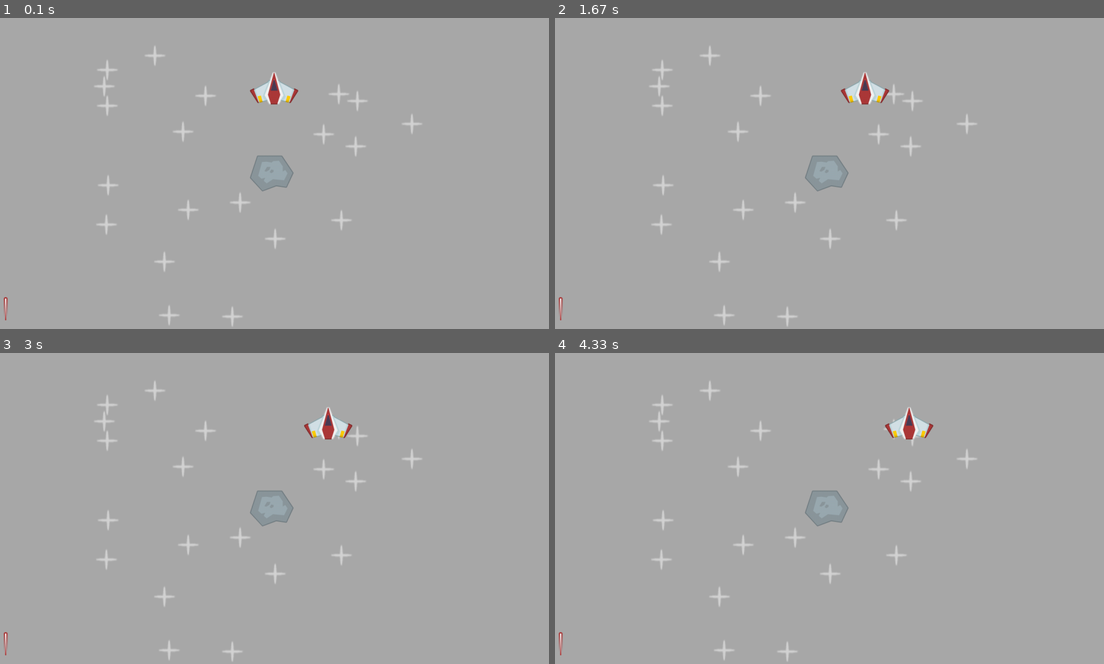
Above: before the commit, frames 1-4 (two rows, left to right).
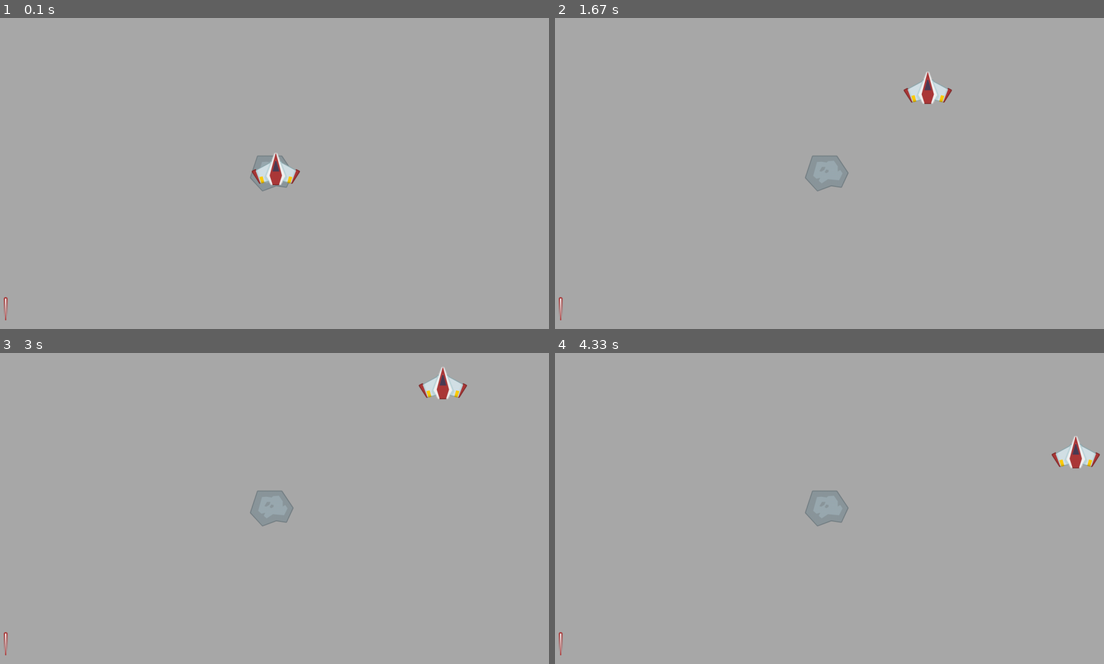
Above: after the commit, the same moments.

Repository: zehra-ozkan/pygame
Game: pygame game, started from spaceshift/main.py
Same seed, same stepped clock (60 frames per second), same inputs: the game is played once before the commit and once after it.
Inputs:
- Up to frame 1 (0.1 s): no input
- Up to frame 2 (1.67 s): hold Right 0.33-0.8 s; hold Right 0.83-1.3 s; hold Left from 1.33 s (still down)
- Up to frame 3 (3 s): release Left at 1.87 s; hold Left 1.9-2.3 s; hold Right 2.33-2.97 s
- Up to frame 4 (4.33 s): hold Left 3-3.47 s; hold Right 3.5-3.97 s; hold Right from 4 s (still down)

The runs differ from the first frame. In frame 1, 1.8% of the frame differs, in the area x 17-77%, y 9-100%; in frame 2, 1.7%; in frame 3, 1.7%; in frame 4, 1.7%.

Commit message:
dvd exercise

Diff:
--- a/spaceshift/main.py
+++ b/spaceshift/main.py
@@ -10,6 +10,8 @@
 display_surface = pygame.display.set_mode((WIDTH, HEIGHT))
 pygame.display.set_caption("this is the caption")
 exit = False
+
+clock = pygame.time.Clock()
 
 #surface
 
@@ -29,6 +31,9 @@
 player_rect = player_surf.get_frect(center=(WIDTH / 2, HEIGHT / 2))
 
 star_surface = pygame.image.load(join('spaceshift','images', 'star.png')).convert_alpha()
+star_coordinates = []
+for i in range (20):
+    star_coordinates.append((randrange(0, WIDTH), randrange(0, HEIGHT)))
 
 meteor_surface = pygame.image.load(join('spaceshift', 'images', 'meteor.png')).convert_alpha()
 meteor_rectangle = meteor_surface.get_frect(center=(WIDTH / 2, HEIGHT/2))
@@ -36,13 +41,14 @@
 laser_surface = pygame.image.load(join('spaceshift', 'images', 'laser.png')).convert_alpha()
 laser_rectangle = laser_surface.get_frect(bottomleft=(20, HEIGHT - 20))
 
-star_coordinates = []
-for i in range (20):
-    star_coordinates.append((randrange(0, WIDTH), randrange(0, HEIGHT)))
 
 
-dir = 0.5
+dir = pygame.math.Vector2(2, -2)
+speed = 60
+
 while not exit:
+    dt = clock.tick(60) / 1000 #delta time measrures hte time took by the computer to render in between the last 2 frames, how much time has changed since the last 2 frames, different in everty computer
+    print("dt",dt)
     for event in pygame.event.get(): #this gets all the events in the pygame
         if event.type == pygame.QUIT:
             exit = True
@@ -55,27 +61,30 @@
     #draw the game
     #surface_x = surface_x + 0.1
     #order of the drawing matters!! background first otherwise nothing will be seen
-    display_surface.fill('darkgrey')#if you remove htis line it does not claer
 
     for i in star_coordinates:
         display_surface.blit(star_surface, i)#putting one surface on another surface
 
-    display_surface.blit(meteor_surface, meteor_rectangle)
-    display_surface.blit(laser_surface, laser_rectangle)
+
     #display_surface.blit(player_surf, (surface_x, 5))#putting one surface on another surface
 
     #bounce from left to right
-    if player_rect.right >= WIDTH:
-        dir = -0.5
-    if player_rect.left <=0:
-        print("come herdddddddddddddddddddddddddddddddddddde")
-        dir = 0.5
+    if player_rect.right >= WIDTH or player_rect.left <=0:
+        dir.x = dir.x * -1
 
-    print(dir)
-    player_rect.right = player_rect.right + dir
+    if player_rect.bottom >= HEIGHT or player_rect.top <=0:
+        dir.y = dir.y * -1
 
+    #print(dir)
+
+    #print(player_rect.center)
+    player_rect.center = player_rect.center + dir * speed * dt
+    #print(player_rect.center)
+
+    display_surface.fill('darkgrey')#if you remove htis line it does not claer
+    display_surface.blit(meteor_surface, meteor_rectangle)
+    display_surface.blit(laser_surface, laser_rectangle)
     display_surface.blit(player_surf, player_rect)#putting one surface on another surface
-    player_rect.bottom = 200
 
     pygame.display.update()
 
